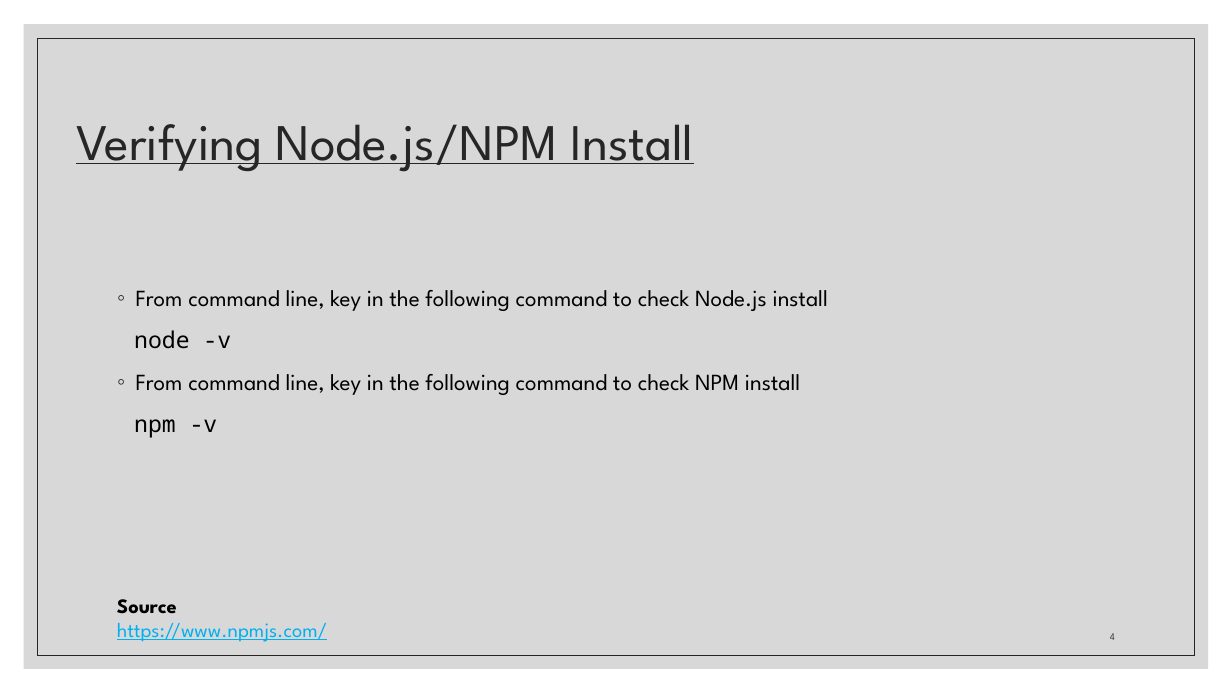
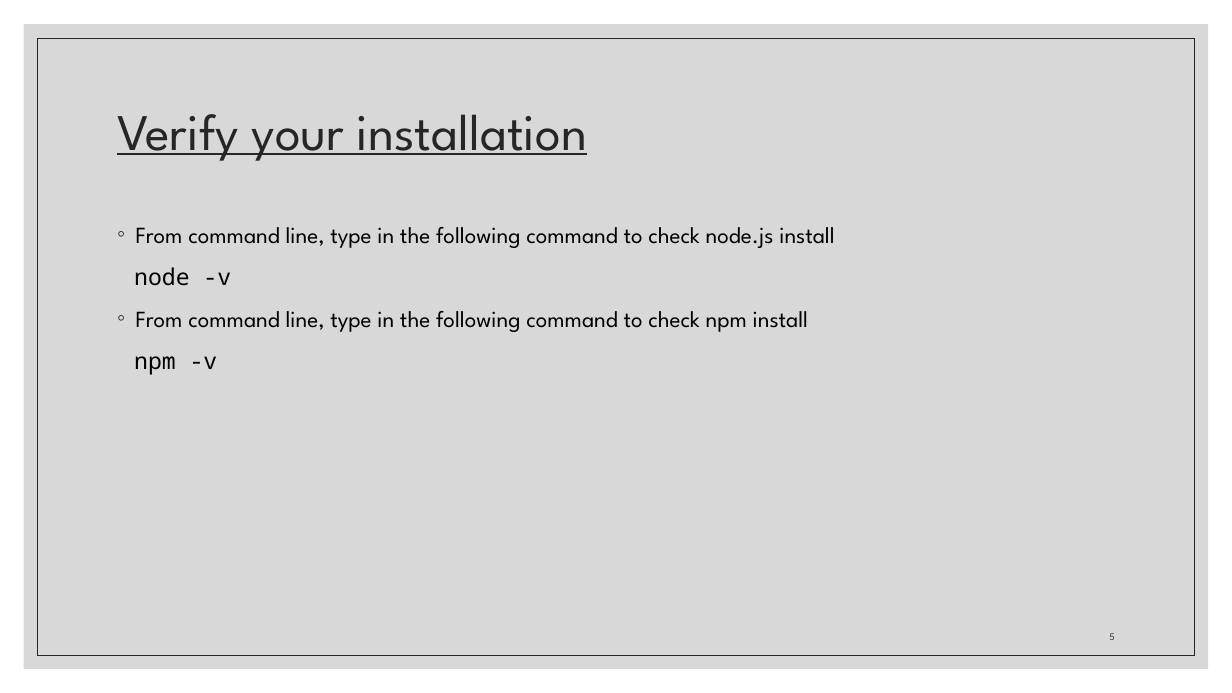
Before and after one commit to zackstotts/base-node-curriculum, a slide deck: slide 5 of unit_01/slides/Unit01-PartI.pptx (slide 4 before the commit). Drawn at 1232x693 pixels with LibreOffice and Linux fonts; fonts in the diff are those of the drawing. Boxes give left, top, right and bottom in pixels: in the first picture for what was removed or moved away, otherwise in the second. Text is boxed around its words. In the diff, an @@ line names an element or a change of style, - is before the commit and + after.

```diff
--- a/unit_01/slides/Unit01-PartI.pptx
+++ b/unit_01/slides/Unit01-PartI.pptx
@@ title at (117, 114, 587, 161): text changed @@
-Verifying Node.js/NPM Install
+Verify your installation
@@ text "From command line, type in ...": place and size @@
-text "From command line, type in ..." at (134, 290, 828, 438)
+text "From command line, type in ..." at (134, 227, 834, 374)
@@ text at (136, 227, 834, 248): text changed @@
-◦ From command line, key in the following command to check Node.js install
+◦ From command line, type in the following command to check node.js install
@@ text at (136, 311, 808, 332): text changed @@
-◦ From command line, key in the following command to check NPM install
+◦ From command line, type in the following command to check npm install
@@ text removed at (117, 599, 328, 642) @@
-Source
-https://www.npmjs.com/
@@ page number at (1109, 633, 1114, 640): text changed @@
-4
+5
```
Also in this commit, not shown: 15 other slides changed, 6 slides added, 3 slides removed.
